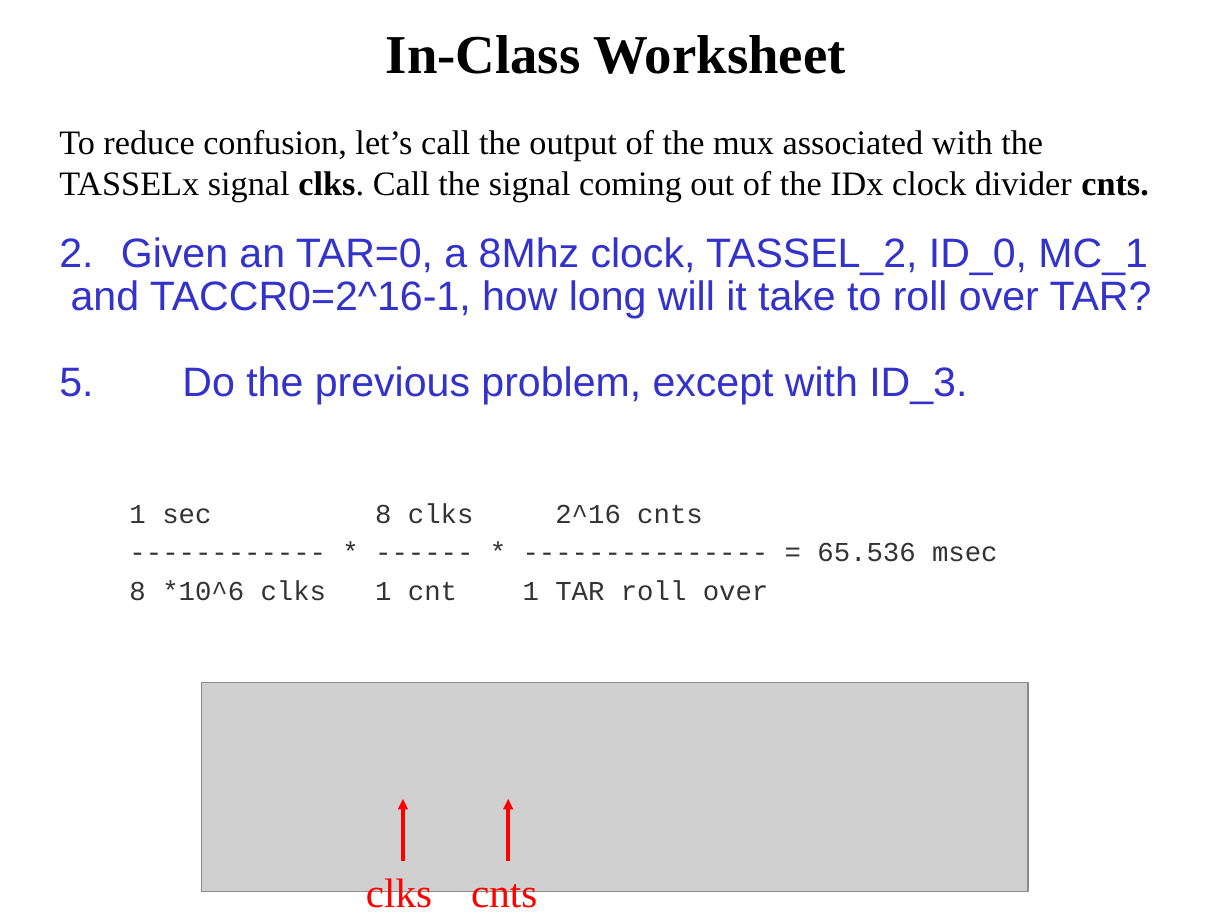
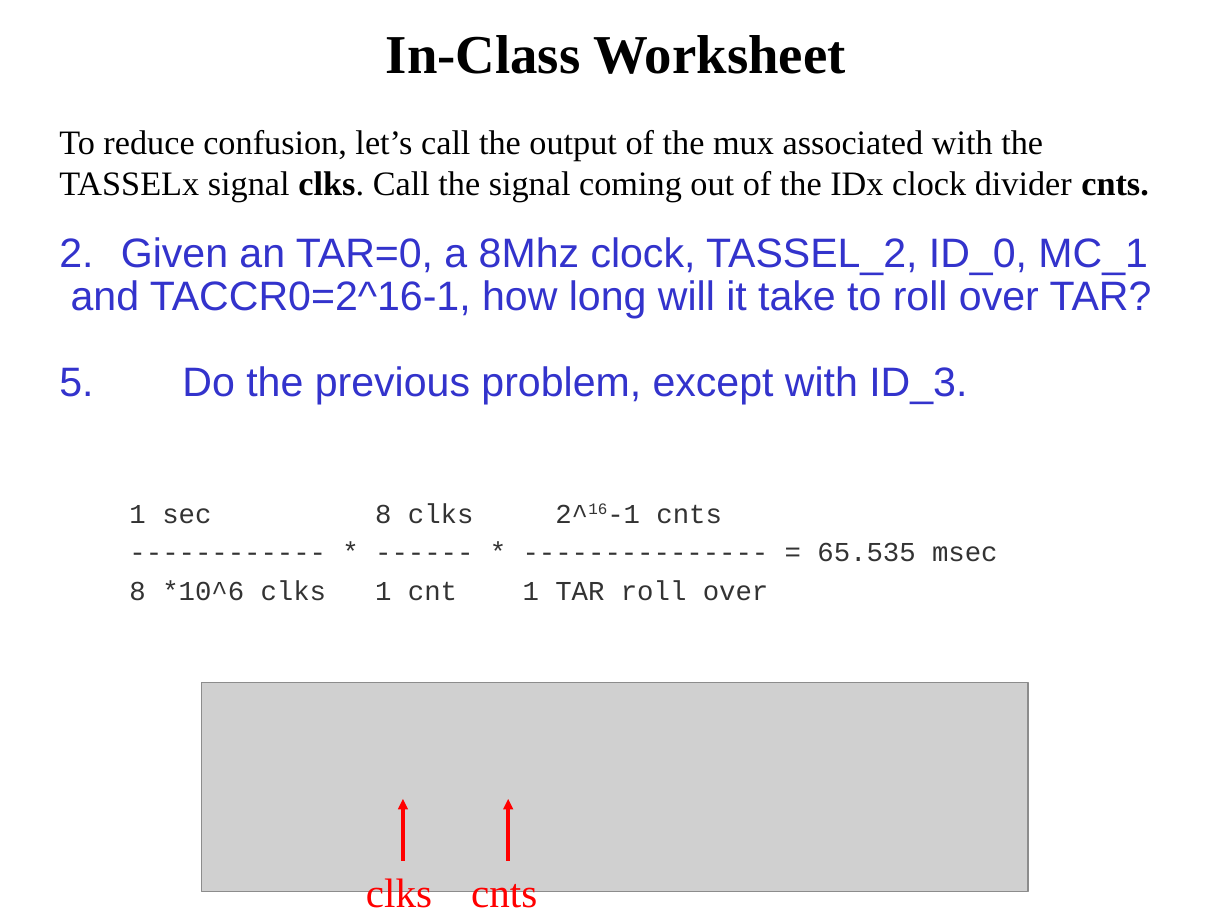
Before and after one commit to pw4rn3r/ECE382, a slide deck: slide 30 of notes/L25/Lsn25.pptx. Drawn at 1232x924 pixels with LibreOffice and Linux fonts; fonts in the diff are those of the drawing; grey boxes stand for pictures. Boxes give left, top, right and bottom in pixels: in the first picture for what was removed or moved away, otherwise in the second. Text is boxed around its words. In the diff, an @@ line names an element or a change of style, - is before the commit and + after.

```diff
--- a/notes/L25/Lsn25.pptx
+++ b/notes/L25/Lsn25.pptx
@@ text at [129,503,998,562]: text changed @@
-  1 sec 8 clks 2^16 cnts
-  ------------ * ------ * --------------- = 65.536 msec
+  1 sec 8 clks 2^16-1 cnts
+  ------------ * ------ * --------------- = 65.535 msec
```
Also in this commit, not shown: 3 other slides changed, 1 other file.
